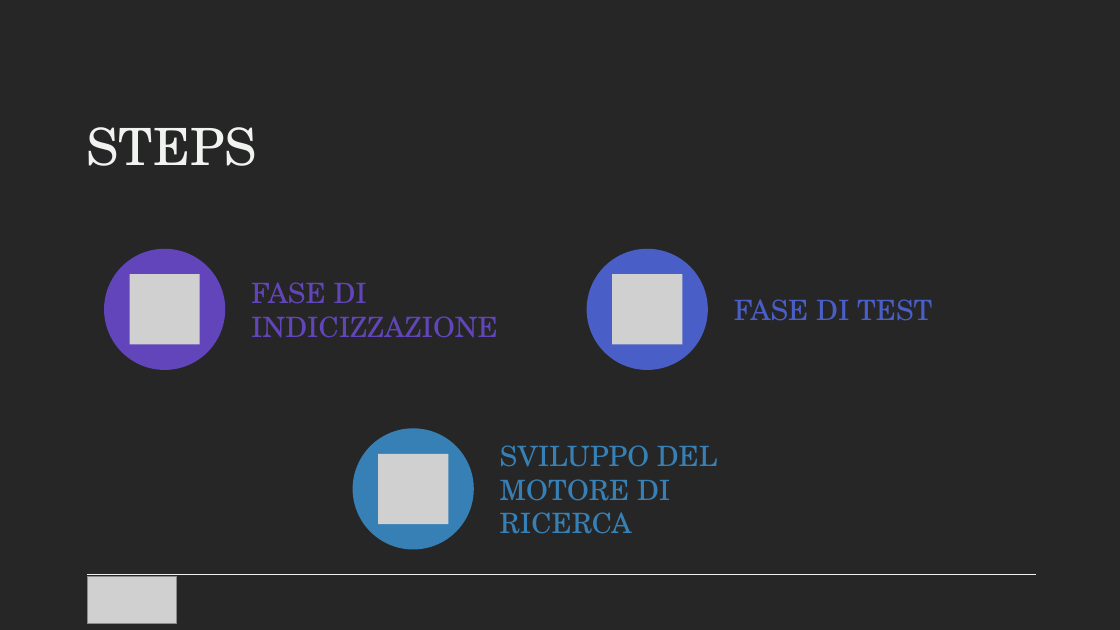
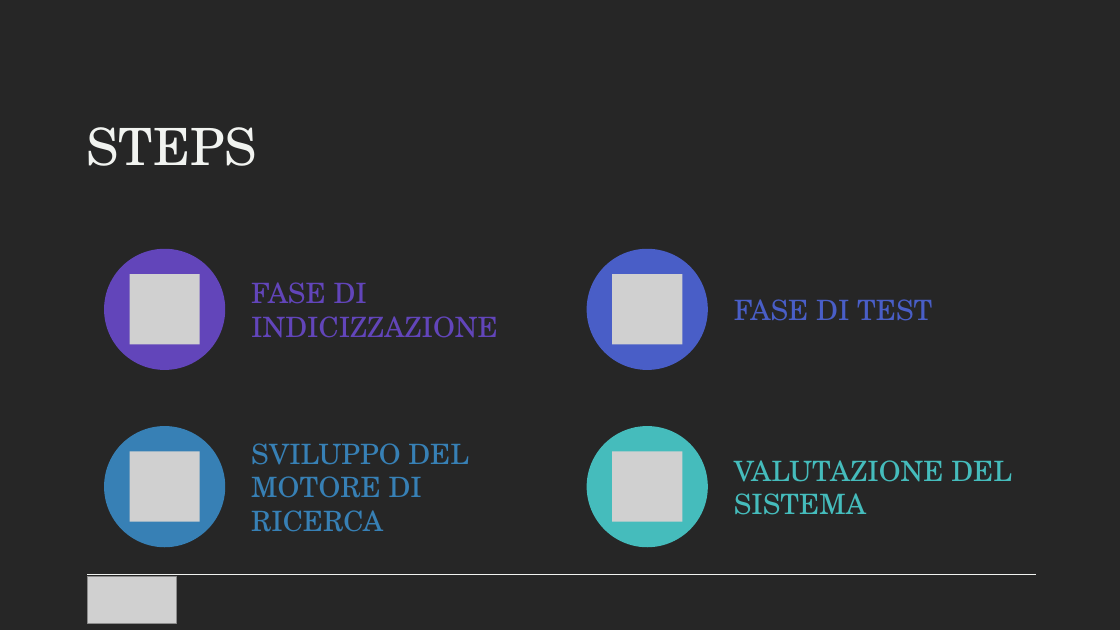
Before and after one commit to AntonioSouls/Data-Engineering-Projects, a slide deck: slide 5 of homework3/Presentazione HOMEWORK 3.pptx (slide 4 before the commit). Drawn at 1120x630 pixels with LibreOffice and Linux fonts; fonts in the diff are those of the drawing; grey boxes stand for pictures. Boxes give left, top, right and bottom in pixels: in the first picture for what was removed or moved away, otherwise in the second. Text is boxed around its words. In the diff, an @@ line names an element or a change of style, - is before the commit and + after.

```diff
--- a/homework3/Presentazione HOMEWORK 3.pptx
+++ b/homework3/Presentazione HOMEWORK 3.pptx
@@ ellipse removed at (867,419,988,540) @@
@@ 1 picture, 1 text, 1 ellipse: place and size @@
-1 picture, 1 text, 1 ellipse at (353,429,718,549)
+1 picture, 1 text, 1 ellipse at (104,426,469,547)
@@ ellipse added at (586,426,707,547), fill #45BCBC @@
@@ picture added at (613,451,683,522) @@
@@ text added at (734,460,1012,515), 24 pt, text #45BCBC @@
+VALUTAZIONE DEL SISTEMA
@@ rectangle removed at (924,465,931,495) @@
```
Also in this commit, not shown: 11 other slides changed, 5 slides added.
